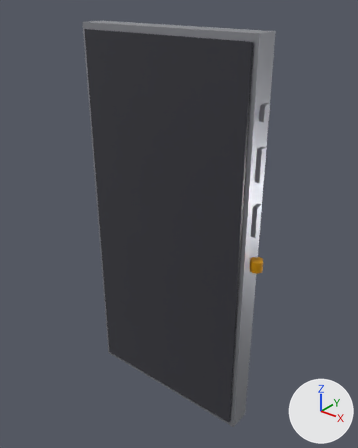
Renders of the glTF model assets/models/iphone.glb from each side of a commit.
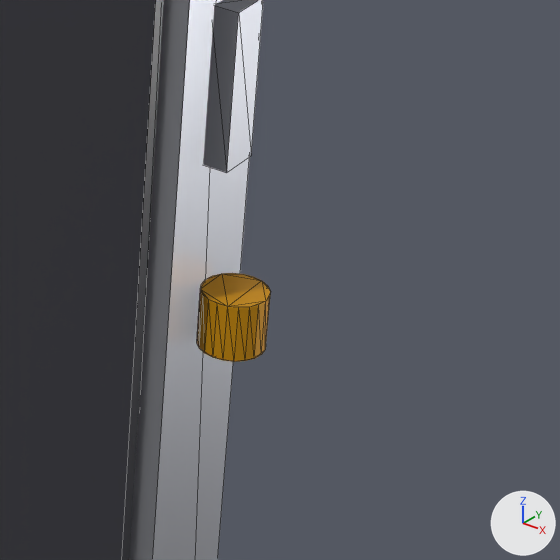
Old and new are each drawn whole from a 50 mm lens placed at (2.201, -2.644, 3.248), pointed at (0.034, 0.064, 1.569) and again close up on the part from 59% to 89% of the width and 46% to 69% of the height. The axes (+X, +Y, +Z) are drawn at lower right. The lights are the same throughout. The first two pictures are the older version. The close-ups show mesh edges as thin lines. Vertices at exactly the same position are counted once.

The first close-up shows 'btn_voldn', 'knob_reset', 'phone_frame', 'screen_bezel'.
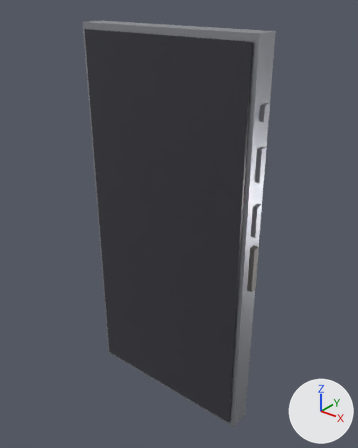
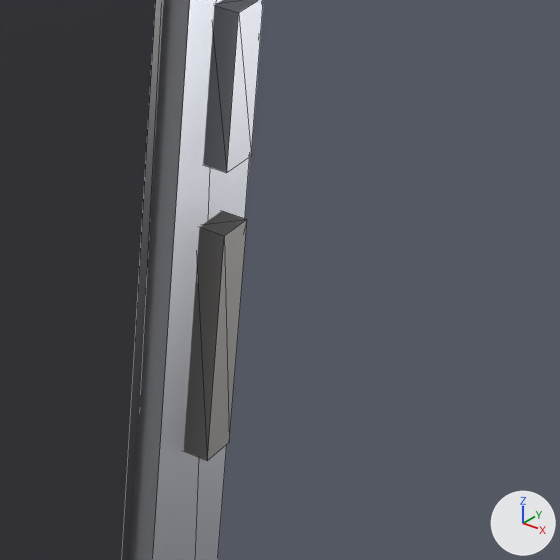
The change in detail:
Material 'mat_knob.001' (mat_mat_knob_001) is new.
Its base color is (0.28, 0.27, 0.26) (grey #908e8b).
Its metallic is 0.6.
Its roughness is 0.45.
me_cylinder_006 is used by ob_knob_reset; location (0.768, 0.0, 1.5).
me_cylinder_006 had 40 vertices, 76 faces and spanned x -0.045..0.045, y -0.045..0.045, z -0.04..0.04.
me_cylinder_006 no longer uses material mat_mat_knob (yellow #e09e00).
me_cylinder_006 now has 8 vertices, 12 faces and spans x -1.0..1.0, y -1.0..1.0, z -1.0..1.0.
me_cylinder_006 part 1: the whole mesh is rebuilt.
me_cylinder_006 gains material mat_mat_knob_001 (grey #908e8b).
Object 'knob_reset' (ob_knob_reset) moves from (0.768, 0.0, 1.5) to (0.74, 0.0, 1.46).
Object 'knob_reset' (ob_knob_reset) is rescaled from (1.0, 1.0, 1.0) to (0.022, 0.028, 0.17).

Location of each change, (x1, y1, x2, y2) in pixels of the close-ups (560 x 560 px):
'knob_reset', reshaped, moved, rescaled, recoloured (14% narrower, 179% taller): before (197, 273, 270, 362); after (184, 211, 247, 461)
